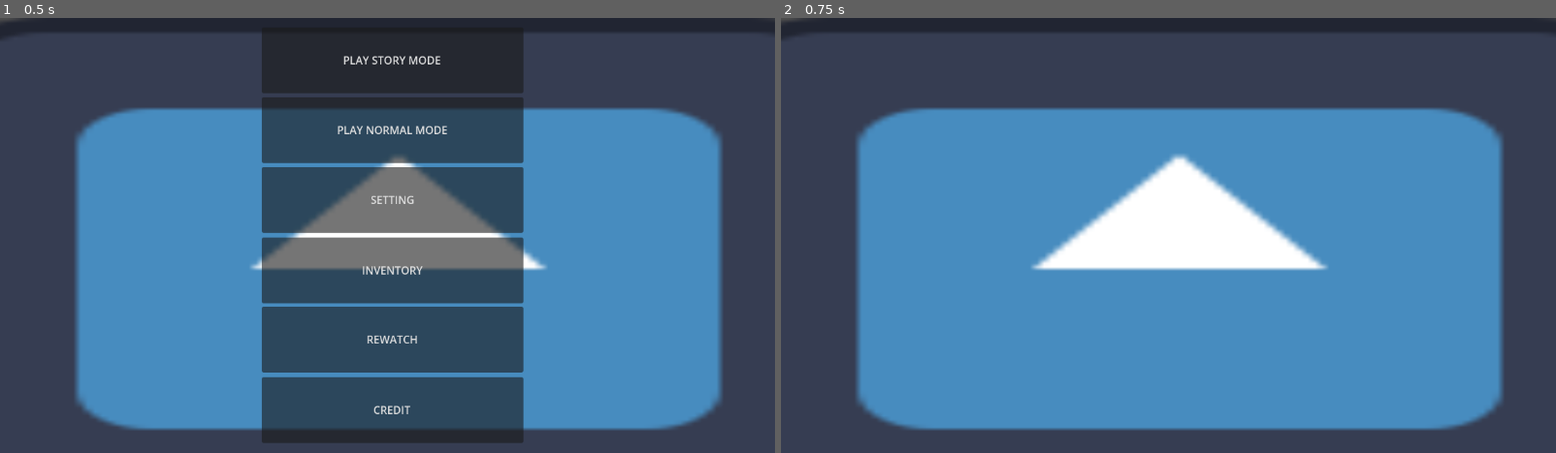
Above: before the commit, frames 1-2 (left to right).
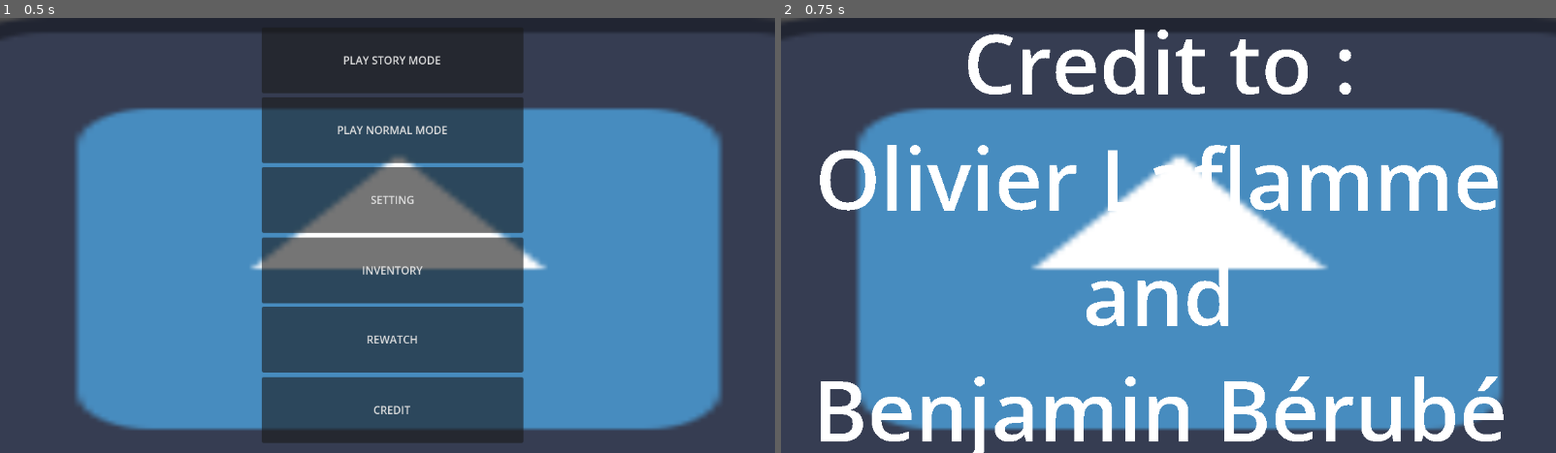
Above: after the commit, the same moments.

Repository: StudioXPEtudiant/25-26.M.S2.MiniGames
Game: Godot game, scene res://ui_setting.tscn
Same seed, same stepped clock (60 frames per second), same inputs: the game is played once before the commit and once after it. The engine's default icon, where the game draws it, is replaced by a stand-in: a white triangle on a blue panel in a dark square.
Inputs:
- Up to frame 1 (0.5 s): no input
- Up to frame 2 (0.75 s): click "CREDIT" at 0.5 s

Frame 1 is identical in both runs. In frame 2, 12% of the frame differs, in the area x 5-94%, y 2-100%.

Commit message:
UI meilleur

Diff:
--- /dev/null
+++ b/personnage_principal.tscn
@@ -0,0 +1,95 @@
+[gd_scene load_steps=6 format=3 uid="uid://c6ltlwy70aeh4"]
+
+[sub_resource type="BoxMesh" id="BoxMesh_pmwvg"]
+
+[sub_resource type="SphereMesh" id="SphereMesh_qqs3g"]
+
+[sub_resource type="CapsuleMesh" id="CapsuleMesh_uhxsc"]
+
+[sub_resource type="SphereMesh" id="SphereMesh_wfilv"]
+
+[sub_resource type="SphereMesh" id="SphereMesh_133aq"]
+
+[node name="Personnage principal" type="Node2D"]
+
+[node name="MeshInstance2D" type="MeshInstance2D" parent="."]
+modulate = Color(0.359069, 0.359069, 0.359069, 1)
+position = Vector2(-1, 7)
+scale = Vector2(14.25, 14.25)
+mesh = SubResource("BoxMesh_pmwvg")
+
+[node name="MeshInstance2D2" type="MeshInstance2D" parent="."]
+modulate = Color(0.233925, 0.233925, 0.233925, 1)
+position = Vector2(-0.93743, -5)
+scale = Vector2(15.8929, 12.75)
+mesh = SubResource("SphereMesh_qqs3g")
+
+[node name="MeshInstance2D3" type="MeshInstance2D" parent="."]
+modulate = Color(0.359069, 0.359069, 0.359069, 1)
+position = Vector2(-10, 7)
+rotation = 0.428671
+scale = Vector2(6.125, 14.25)
+mesh = SubResource("BoxMesh_pmwvg")
+
+[node name="MeshInstance2D4" type="MeshInstance2D" parent="."]
+modulate = Color(0.359069, 0.359069, 0.359069, 1)
+position = Vector2(8, 7)
+rotation = -0.429351
+scale = Vector2(6.125, 14.25)
+mesh = SubResource("BoxMesh_pmwvg")
+
+[node name="MeshInstance2D5" type="MeshInstance2D" parent="."]
+modulate = Color(0.359069, 0.359069, 0.359069, 1)
+position = Vector2(-5, 20)
+rotation = -0.0439856
+scale = Vector2(6.125, 14.25)
+mesh = SubResource("BoxMesh_pmwvg")
+
+[node name="MeshInstance2D6" type="MeshInstance2D" parent="."]
+modulate = Color(0.359069, 0.359069, 0.359069, 1)
+position = Vector2(4, 20)
+rotation = -0.0439856
+scale = Vector2(6.125, 14.25)
+mesh = SubResource("BoxMesh_pmwvg")
+
+[node name="MeshInstance2D7" type="MeshInstance2D" parent="."]
+position = Vector2(-4, -8)
+rotation = -1.5449
+mesh = SubResource("CapsuleMesh_uhxsc")
+
+[node name="MeshInstance2D8" type="MeshInstance2D" parent="."]
+modulate = Color(0.359069, 0.359069, 0.359069, 1)
+position = Vector2(-5, 20)
+rotation = -0.0439856
+scale = Vector2(6.125, 14.25)
+mesh = SubResource("BoxMesh_pmwvg")
+
+[node name="MeshInstance2D9" type="MeshInstance2D" parent="."]
+position = Vector2(2, -8)
+rotation = -1.5449
+mesh = SubResource("CapsuleMesh_uhxsc")
+
+[node name="MeshInstance2D10" type="MeshInstance2D" parent="."]
+modulate = Color(0, 0, 0, 1)
+position = Vector2(-4, -8)
+rotation = -1.5449
+scale = Vector2(1, 0.457364)
+mesh = SubResource("CapsuleMesh_uhxsc")
+
+[node name="MeshInstance2D11" type="MeshInstance2D" parent="."]
+modulate = Color(0, 0, 0, 1)
+position = Vector2(2, -8)
+rotation = -1.5449
+scale = Vector2(1, 0.457364)
+mesh = SubResource("CapsuleMesh_uhxsc")
+
+[node name="MeshInstance2D12" type="MeshInstance2D" parent="."]
+position = Vector2(-1, -3)
+scale = Vector2(9.01021, 4.75)
+mesh = SubResource("SphereMesh_wfilv")
+
+[node name="MeshInstance2D13" type="MeshInstance2D" parent="."]
+modulate = Color(0.235294, 0.235294, 0.235294, 1)
+position = Vector2(-1, -4)
+scale = Vector2(8.00907, 4.84251)
+mesh = SubResource("SphereMesh_133aq")
--- a/ui_setting.tscn
+++ b/ui_setting.tscn
@@ -1,6 +1,12 @@
-[gd_scene load_steps=2 format=3 uid="uid://bk0dbhehdbnvh"]
+[gd_scene load_steps=3 format=3 uid="uid://bk0dbhehdbnvh"]
 
 [ext_resource type="Texture2D" uid="uid://b13fp1p2r4yj3" path="res://icon.svg" id="1_ror2j"]
+
+[sub_resource type="TextMesh" id="TextMesh_tnb5y"]
+text = "Credit to :
+Olivier Laflamme
+and
+Benjamin Bérubé"
 
 [node name="UI SETTING" type="Node2D"]
 
@@ -60,15 +66,40 @@
 text = "CREDIT
 "
 
+[node name="Multi credit text" type="MeshInstance2D" parent="."]
+visible = false
+position = Vector2(564, 324)
+scale = Vector2(771.742, -749.176)
+mesh = SubResource("TextMesh_tnb5y")
+
+[node name="OLIVIER_LAFLAMME_CREDIT_BUTTON" type="Button" parent="."]
+visible = false
+offset_left = 53.0
+offset_top = 185.0
+offset_right = 1082.0
+offset_bottom = 308.0
+disabled = true
+
+[node name="BENJAMIN_BÉRUBÉ_CREDIT_BUTTON" type="Button" parent="."]
+visible = false
+offset_left = 53.0
+offset_top = 531.0
+offset_right = 1082.0
+offset_bottom = 662.0
+disabled = true
+
 [connection signal="pressed" from="CREDIT" to="PLAY STORY MODE" method="set_visible" binds= [false]]
 [connection signal="pressed" from="CREDIT" to="PLAY STORY MODE" method="set_disabled" binds= [true]]
 [connection signal="pressed" from="CREDIT" to="PLAY NORMAL MODE" method="set_visible" binds= [false]]
 [connection signal="pressed" from="CREDIT" to="PLAY NORMAL MODE" method="set_disabled" binds= [true]]
-[connection signal="pressed" from="CREDIT" to="CREDIT" method="set_visible" binds= [false]]
-[connection signal="pressed" from="CREDIT" to="CREDIT" method="set_disabled" binds= [true]]
 [connection signal="pressed" from="CREDIT" to="SETTING" method="set_visible" binds= [false]]
 [connection signal="pressed" from="CREDIT" to="SETTING" method="set_disabled" binds= [true]]
 [connection signal="pressed" from="CREDIT" to="INVENTORY" method="set_visible" binds= [false]]
 [connection signal="pressed" from="CREDIT" to="INVENTORY" method="set_disabled" binds= [true]]
 [connection signal="pressed" from="CREDIT" to="REWATCH" method="set_visible" binds= [false]]
 [connection signal="pressed" from="CREDIT" to="REWATCH" method="set_disabled" binds= [true]]
+[connection signal="pressed" from="CREDIT" to="CREDIT" method="set_visible" binds= [false]]
+[connection signal="pressed" from="CREDIT" to="CREDIT" method="set_disabled" binds= [true]]
+[connection signal="pressed" from="CREDIT" to="Multi credit text" method="set_visible" binds= [true]]
+[connection signal="pressed" from="CREDIT" to="OLIVIER_LAFLAMME_CREDIT_BUTTON" method="set_disabled" binds= [false]]
+[connection signal="pressed" from="CREDIT" to="BENJAMIN_BÉRUBÉ_CREDIT_BUTTON" method="set_disabled" binds= [false]]
